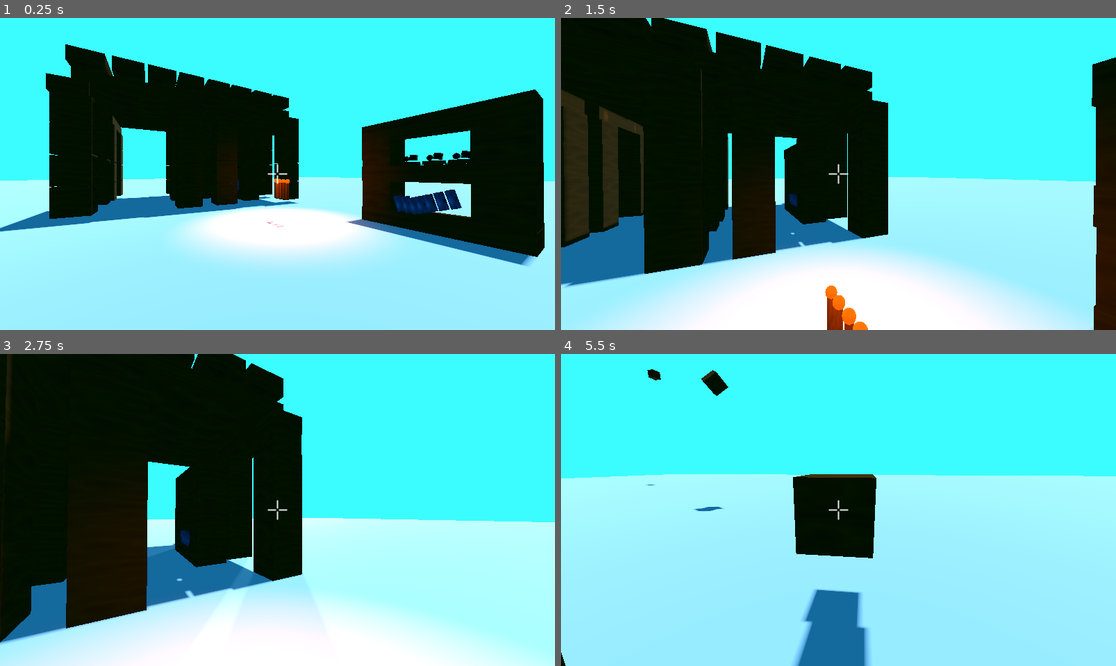
Above: before the commit, frames 1-4 (two rows, left to right).
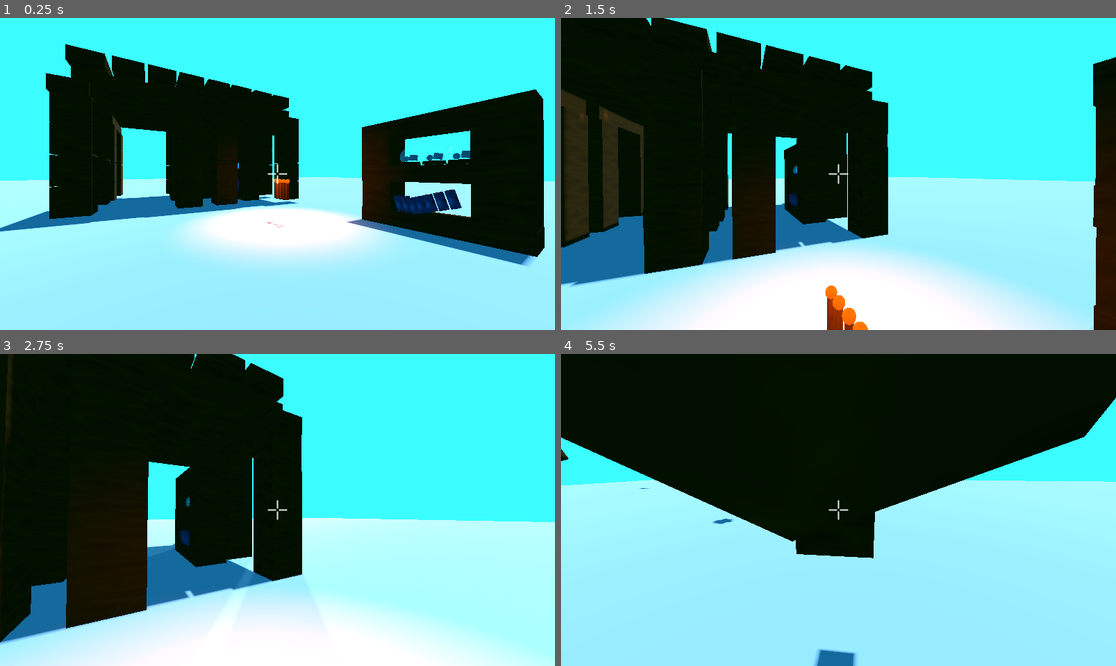
Above: after the commit, the same moments.

Repository: gmdking/jgs
Game: Godot game, scene res://maps/default/map2-destroy.tscn
The game is run twice, just before and just after one commit, with the same random seed, the same clock (stepped at 60 frames per second) and the same inputs. This scene is started directly instead of the project's main scene.
Inputs (mouse positions are in pixels of both pictures, inside the frame that each line leads up to):
- Up to frame 1 (0.25 s): no input
- Up to frame 2 (1.5 s): tap Enter at 0.5 s; move the mouse to (866, 174) at 0.52 s; hold W (forward) from 0.53 s (still down); tap 2 (del) at 0.6 s; click (866, 174) at 0.67 s; tap Space (jump) at 0.77 s; tap 1 (dupl) at 0.8, 1.35 s; move the mouse to (810, 174) at 1.27 s
- Up to frame 3 (2.75 s): keep holding W (forward); tap Space (jump) at 1.52 s; tap E (pickup) at 1.55, 2.1 s; move the mouse to (288, 503) at 2.02 s; tap 2 (del) at 2.3 s
- Up to frame 4 (5.5 s): tap Space (jump) at 2.75, 3.02, 3.77, 4.52 s; move the mouse to (832, 516) at 2.77 s; tap 2 (del) at 2.85, 4.55 s; click (832, 516) at 2.92 s; tap 1 (dupl) at 3.05, 4.35, 5.3 s; move the mouse to (877, 513) at 3.52 s; tap Q (drop) at 3.6 s; tap E (pickup) at 3.8, 5.1 s; tap Escape (pause) at 4.15 s; move the mouse to (672, 463) at 4.27 s; release W (forward) at 4.28 s; hold A (left) 4.28-5.03 s; move the mouse to (844, 510) at 5.02 s; hold W (forward) from 5.03 s (still down); click (844, 510) at 5.17 s

The runs differ from the first frame. In frame 1, 0.2% of the frame differs, in the area x 42-99%, y 22-77%; in frame 2, 0.2%; in frame 3, 0.1%; in frame 4, 43%, in the area x 0-100%, y 0-100%.

Commit message:
Fix glass material

Diff:
--- a/gui/scripts/settings_menu.gd
+++ b/gui/scripts/settings_menu.gd
@@ -297,7 +297,7 @@
 	parent.add_child(reset_gameplay)
 
 	var note := Label.new()
-	note.text = "Gameplay values apply immediately, persist between launches, and accept absurd/negative values. Physics ticks must stay positive. 0x freezes simulation; F3 toggles the overlay. Physics always keeps running while paused in multiplayer."
+	note.text = "Gameplay values apply immediately and persist between launches. Physics will never pause when playing multiplayer."
 	note.autowrap_mode = TextServer.AUTOWRAP_WORD_SMART
 	note.custom_minimum_size.x = 0.0
 	note.size_flags_horizontal = Control.SIZE_EXPAND_FILL
--- a/maps/default/map1-playground.tscn
+++ b/maps/default/map1-playground.tscn
@@ -24,7 +24,7 @@
 [ext_resource type="PackedScene" uid="uid://c8dmxusgabpey" path="res://objects/default/glassball.tscn" id="21_33rvn"]
 [ext_resource type="PackedScene" uid="uid://d181tiuifdqj7" path="res://objects/default/glasscube.tscn" id="22_d0kg0"]
 [ext_resource type="PackedScene" uid="uid://dt8i2j3g2ayst" path="res://objects/default/woodcube.tscn" id="23_02kss"]
-[ext_resource type="PackedScene" uid="uid://buop7fppn5oe4" path="res://player.tscn" id="24_h08w4"]
+[ext_resource type="PackedScene" uid="uid://buop7fppn5oe4" path="res://player/player.tscn" id="24_h08w4"]
 [ext_resource type="PackedScene" uid="uid://bvr2faqu5gsud" path="res://objects/default/tower.tscn" id="24_w2l8p"]
 [ext_resource type="AudioStream" uid="uid://nhuva1v57ny" path="res://mapdependencies/map1.ogg" id="27_qql6e"]
 [ext_resource type="PackedScene" uid="uid://cfhw8xc8qlki" path="res://objects/default/jgs-logo-orb-1kg.tscn" id="27_v5xu6"]
--- a/maps/default/map2-destroy.tscn
+++ b/maps/default/map2-destroy.tscn
@@ -3,7 +3,8 @@
 [ext_resource type="PackedScene" uid="uid://dt8i2j3g2ayst" path="res://objects/default/woodcube.tscn" id="1_rtg35"]
 [ext_resource type="PackedScene" uid="uid://bc65ptq6k8rfx" path="res://objects/default/plank.tscn" id="2_et0oq"]
 [ext_resource type="AudioStream" uid="uid://bw723swpovoir" path="res://mapdependencies/map2.ogg" id="2_orosi"]
-[ext_resource type="PackedScene" uid="uid://buop7fppn5oe4" path="res://player.tscn" id="3_enocy"]
+[ext_resource type="PackedScene" uid="uid://buop7fppn5oe4" path="res://player/player.tscn" id="3_enocy"]
+[ext_resource type="PackedScene" uid="uid://bkas8onrfmwkc" path="res://objects/default/mirror.tscn" id="3_eq8rc"]
 [ext_resource type="PackedScene" uid="uid://d244xj6tgryu" path="res://gui/smenu.tscn" id="4_et0oq"]
 [ext_resource type="PackedScene" uid="uid://tkxlsm8ybobj" path="res://objects/default/snowglobe-1kg.tscn" id="5_enocy"]
 [ext_resource type="PackedScene" uid="uid://btfg37vtc4ns4" path="res://objects/default/book-0.5kg.tscn" id="6_d5bbx"]
@@ -20,6 +21,10 @@
 [ext_resource type="PackedScene" uid="uid://jkg2p1i67mr5" path="res://objects/default/cube-1000kg.tscn" id="17_q30ur"]
 [ext_resource type="PackedScene" uid="uid://bnpba63tf4j2f" path="res://objects/default/cube-10000kg.tscn" id="18_r4o3e"]
 [ext_resource type="PackedScene" uid="uid://d3vp7vni2lgec" path="res://objects/default/torch.tscn" id="20_orosi"]
+[ext_resource type="PackedScene" uid="uid://cl18cmhalcs4a" path="res://objects/default/ball.tscn" id="22_01jnj"]
+[ext_resource type="PackedScene" uid="uid://coquyg2sq8xn7" path="res://objects/default/cube.tscn" id="23_fbgv2"]
+[ext_resource type="PackedScene" uid="uid://c8dmxusgabpey" path="res://objects/default/glassball.tscn" id="24_q30ur"]
+[ext_resource type="PackedScene" uid="uid://d181tiuifdqj7" path="res://objects/default/glasscube.tscn" id="25_r4o3e"]
 
 [sub_resource type="BoxShape3D" id="BoxShape3D_d5bbx"]
 size = Vector3(7.3709106, 0.001, 7.59848)
@@ -45,6 +50,9 @@
 
 [node name="Map2 - Destroy" type="Node3D" unique_id=44993789]
 
+[node name="Mirror" parent="." unique_id=527853387 instance=ExtResource("3_eq8rc")]
+transform = Transform3D(1, 0, 0, 0, 1, 0, 0, 0, 1, 0, 1.2173753, -4.2378535)
+
 [node name="floor" type="StaticBody3D" parent="." unique_id=2105752061]
 transform = Transform3D(19.514845, 0, 0, 0, 1, 0, 0, 0, 19.437223, 20.730026, 0, 22.845753)
 
@@ -764,3 +772,15 @@
 
 [node name="plank2d24" parent="jenga" unique_id=220139519 instance=ExtResource("2_et0oq")]
 transform = Transform3D(-0.0006950338, 0, 0.99999976, 0, 1, 0, -0.99999976, 0, -0.0006950338, 0.003110528, 8.183594, 0.0031089783)
+
+[node name="RigidBody3D" parent="." unique_id=2094809996 instance=ExtResource("22_01jnj")]
+transform = Transform3D(1, 0, 0, 0, 1, 0, 0, 0, 1, -7.287546, 0.0010004044, 6.4951305)
+
+[node name="RigidBody3D2" parent="." unique_id=607695645 instance=ExtResource("23_fbgv2")]
+transform = Transform3D(1, 0, 0, 0, 1, 0, 0, 0, 1, -7.275585, 0.001049757, 7.6786385)
+
+[node name="RigidBody3D3" parent="." unique_id=81523838 instance=ExtResource("24_q30ur")]
+transform = Transform3D(1, 0, 0, 0, 1, 0, 0, 0, 1, -7.306742, 0.0010004044, 10.519858)
+
+[node name="RigidBody3D4" parent="." unique_id=397755167 instance=ExtResource("25_r4o3e")]
+transform = Transform3D(1, 0, 0, 0, 1, 0, 0, 0, 1, -8.586216, 0.0009994507, 10.629665)
--- a/objectdependencies/materials/glass.tres
+++ b/objectdependencies/materials/glass.tres
@@ -1,10 +1,14 @@
-[gd_resource type="StandardMaterial3D" format=3 uid="uid://cprs6aqcmdq4n"]
+[gd_resource type="StandardMaterial3D" format=3 uid="uid://cncdqvxnq24be"]
+
+[ext_resource type="Texture2D" uid="uid://ddjhfq5v0vkrg" path="res://objectdependencies/materials/gnoise.tres" id="1_lcbw3"]
 
 [resource]
+resource_name = "book_cover"
 transparency = 1
 blend_mode = 1
+depth_draw_mode = 1
 vertex_color_use_as_albedo = true
-albedo_color = Color(0.69411767, 0.8784314, 1, 1)
-metallic = 1.0
-metallic_specular = 0.0
-roughness = 0.0
+albedo_color = Color(0.587909, 0.99999994, 0.99584645, 1)
+albedo_texture = ExtResource("1_lcbw3")
+metallic_specular = 1.0
+metadata/_gltf_primary_texture_coord = 0
--- /dev/null
+++ b/objectdependencies/materials/gnoise.tres
@@ -0,0 +1,15 @@
+[gd_resource type="NoiseTexture2D" format=3 uid="uid://ddjhfq5v0vkrg"]
+
+[sub_resource type="Gradient" id="Gradient_2fp42"]
+colors = PackedColorArray(0.44291076, 0.44291076, 0.44291073, 1, 1, 1, 1, 1)
+
+[sub_resource type="FastNoiseLite" id="FastNoiseLite_mk0di"]
+frequency = 1.0
+
+[resource]
+width = 6
+height = 6
+noise = SubResource("FastNoiseLite_mk0di")
+color_ramp = SubResource("Gradient_2fp42")
+seamless = true
+in_3d_space = true
--- a/objects/default/glassball.tscn
+++ b/objects/default/glassball.tscn
@@ -14,4 +14,5 @@
 shape = SubResource("SphereShape3D_277s8")
 
 [node name="MeshInstance3D" type="MeshInstance3D" parent="." unique_id=1578069609]
+transform = Transform3D(1, 0, 0, 0, 1, 0, 0, 0, 1, 0.0028972626, -1.1920929e-07, -0.0023168921)
 mesh = SubResource("SphereMesh_q2x10")
--- /dev/null
+++ b/objects/default/mirror.tscn
@@ -0,0 +1,52 @@
+[gd_scene format=3 uid="uid://bkas8onrfmwkc"]
+
+[ext_resource type="Script" path="res://objects/scripts/mirror.gd" id="1_mirror"]
+
+[sub_resource type="Shader" id="Shader_mirror"]
+code = "shader_type spatial;\nrender_mode unshaded, cull_back;\n\nuniform sampler2D mirror_texture;\nuniform vec4 tint : source_color = vec4(1.0);\n\nvoid fragment() {\n\tvec2 uv = vec2(1.0 - SCREEN_UV.x, SCREEN_UV.y);\n\tALBEDO = texture(mirror_texture, uv).rgb * tint.rgb;\n}\n"
+
+[sub_resource type="ShaderMaterial" id="ShaderMaterial_mirror"]
+shader = SubResource("Shader_mirror")
+shader_parameters = {
+"mirror_texture": null,
+"tint": Color(1, 1, 1, 1)
+}
+
+[sub_resource type="StandardMaterial3D" id="StandardMaterial3D_frame"]
+albedo_color = Color(0.05882353, 0.07058824, 0.08235294, 1)
+metallic = 0.7
+roughness = 0.35
+
+[sub_resource type="PlaneMesh" id="PlaneMesh_glass"]
+material = SubResource("ShaderMaterial_mirror")
+
+[sub_resource type="BoxMesh" id="BoxMesh_frame"]
+material = SubResource("StandardMaterial3D_frame")
+size = Vector3(2.1, 1.6, 0.06)
+
+[sub_resource type="BoxShape3D" id="BoxShape3D_mirror"]
+size = Vector3(2.1, 1.6, 0.08)
+
+[node name="Mirror" type="RigidBody3D"]
+mass = 10.0
+lock_rotation = true
+script = ExtResource("1_mirror")
+
+[node name="CollisionShape3D" type="CollisionShape3D" parent="."]
+shape = SubResource("BoxShape3D_mirror")
+
+[node name="Frame" type="MeshInstance3D" parent="."]
+transform = Transform3D(1, 0, 0, 0, 1, 0, 0, 0, 1, 0, 0, -0.04)
+mesh = SubResource("BoxMesh_frame")
+
+[node name="Glass" type="MeshInstance3D" parent="."]
+transform = Transform3D(1, 0, 0, 0, 0, -0.75, 0, 1, 0, 0, 0, 0)
+mesh = SubResource("PlaneMesh_glass")
+
+[node name="ReflectionViewport" type="SubViewport" parent="."]
+size = Vector2i(512, 384)
+render_target_update_mode = 4
+
+[node name="ReflectionCamera" type="Camera3D" parent="ReflectionViewport"]
+current = true
+cull_mask = 524287
--- /dev/null
+++ b/objects/scripts/mirror.gd
@@ -0,0 +1,123 @@
+extends RigidBody3D
+## A live planar mirror.
+##
+## The SubViewport renders the world from a camera placed at the reflected
+## position of the viewer's camera. Its texture is drawn on the glass with an
+## unshaded spatial shader, so the surface shows the scene instead of a flat
+## colour. The mirror's own meshes live on visual layer 20, which the
+## reflection camera does not render, so mirrors never reflect themselves.
+
+const MIRROR_VISUAL_LAYER := 20
+const USER_VISUAL_LAYERS := 0x000FFFFF
+
+@export var reflection_resolution: Vector2i = Vector2i(512, 384)
+@export var reflection_tint: Color = Color(1, 1, 1, 1)
+@export var stay_upright: bool = true
+@export var update_when_offscreen: bool = false
+
+@onready var _viewport: SubViewport = $ReflectionViewport
+@onready var _reflection_camera: Camera3D = $ReflectionViewport/ReflectionCamera
+@onready var _glass: MeshInstance3D = $Glass
+@onready var _frame: MeshInstance3D = $Frame
+
+var _last_screen_size := Vector2i.ZERO
+
+
+func _ready() -> void:
+	# The pickup system grabs any RigidBody3D; mirrors should stay put.
+	set_meta("no_pickup", true)
+	lock_rotation = stay_upright
+	reflection_resolution = Vector2i(maxi(reflection_resolution.x, 2), maxi(reflection_resolution.y, 2))
+	_viewport.render_target_update_mode = SubViewport.UPDATE_ALWAYS
+	_reflection_camera.current = true
+	_reflection_camera.cull_mask = USER_VISUAL_LAYERS & ~(1 << (MIRROR_VISUAL_LAYER - 1))
+
+	# Keep the mirror out of its own reflection. Regular cameras still see
+	# layer 20 because their default cull mask covers all user layers.
+	var mirror_bit := 1 << (MIRROR_VISUAL_LAYER - 1)
+	_glass.layers = mirror_bit
+	_frame.layers = mirror_bit
+
+	# Duplicate the material so each spawned mirror samples its own viewport.
+	var glass_material := _glass.get_active_material(0) as ShaderMaterial
+	if glass_material != null:
+		glass_material = glass_material.duplicate() as ShaderMaterial
+		_glass.set_surface_override_material(0, glass_material)
+		glass_material.set_shader_parameter("mirror_texture", _viewport.get_texture())
+		glass_material.set_shader_parameter("tint", reflection_tint)
+
+
+func _process(_delta: float) -> void:
+	var screen_size: Vector2i = get_viewport().size
+	if screen_size != _last_screen_size:
+		_last_screen_size = screen_size
+		_update_reflection_size(screen_size)
+
+	var viewer := get_viewport().get_camera_3d()
+	if viewer == null:
+		_viewport.render_target_update_mode = SubViewport.UPDATE_DISABLED
+		return
+
+	# The front of the glass is the mirror's local +Z axis. No point rendering
+	# a reflection when the viewer is behind it or the mirror is off screen.
+	var to_viewer := viewer.global_position - global_position
+	if to_viewer.dot(global_transform.basis.z) <= 0.0:
+		_viewport.render_target_update_mode = SubViewport.UPDATE_DISABLED
+		return
+	if not update_when_offscreen and not viewer.is_position_in_frustum(global_position):
+		_viewport.render_target_update_mode = SubViewport.UPDATE_DISABLED
+		return
+
+	_viewport.render_target_update_mode = SubViewport.UPDATE_ALWAYS
+	_copy_camera_settings(viewer)
+
+	# Work in mirror space: the reflecting surface is the local z = 0 plane.
+	var viewer_local := global_transform.affine_inverse() * viewer.global_transform
+	_reflection_camera.global_transform = global_transform * _reflect_across_glass(viewer_local)
+
+
+func _update_reflection_size(screen_size: Vector2i) -> void:
+	if screen_size.x <= 0 or screen_size.y <= 0:
+		return
+	var screen_aspect := float(screen_size.x) / float(screen_size.y)
+	var target_aspect := float(reflection_resolution.x) / float(reflection_resolution.y)
+	var width := reflection_resolution.x
+	var height := reflection_resolution.y
+	if screen_aspect > target_aspect:
+		width = maxi(2, int(round(height * screen_aspect)))
+	else:
+		height = maxi(2, int(round(width / screen_aspect)))
+	_viewport.size = Vector2i(width, height)
+
+
+func _copy_camera_settings(viewer: Camera3D) -> void:
+	_reflection_camera.projection = viewer.projection
+	_reflection_camera.fov = viewer.fov
+	_reflection_camera.near = maxf(viewer.near, 0.01)
+	_reflection_camera.far = viewer.far
+	_reflection_camera.keep_aspect = viewer.keep_aspect
+	_reflection_camera.size = viewer.size
+	_reflection_camera.h_offset = viewer.h_offset
+	_reflection_camera.v_offset = viewer.v_offset
+	_reflection_camera.environment = viewer.environment
+	_reflection_camera.attributes = viewer.attributes
+
+
+func _reflect_across_glass(viewer_local: Transform3D) -> Transform3D:
+	var basis := viewer_local.basis
+	var x := Vector3(basis.x.x, basis.x.y, -basis.x.z)
+	var y := Vector3(basis.y.x, basis.y.y, -basis.y.z)
+	var z := Vector3(basis.z.x, basis.z.y, -basis.z.z)
+	if x.length_squared() < 0.000001:
+		x = Vector3.RIGHT
+	if y.length_squared() < 0.000001:
+		y = Vector3.UP
+	if z.length_squared() < 0.000001:
+		z = Vector3.BACK
+
+	# Reflecting the basis flips its handedness. Negating the horizontal axis
+	# gives a valid right-handed camera; the glass shader flips U to match.
+	var reflected := Basis(-x.normalized(), y.normalized(), z.normalized())
+	var origin := viewer_local.origin
+	origin.z = -origin.z
+	return Transform3D(reflected, origin)
--- a/player.gd
+++ b/player/player.gd
@@ -137,6 +137,8 @@
 	var result = get_world_3d().direct_space_state.intersect_ray(query)
 	if result and result.has("collider") and result["collider"] is RigidBody3D:
 		var target: RigidBody3D = result["collider"]
+		if target.has_meta("no_pickup"):
+			return
 		if Net.is_active():
 			if Net.peer_id == 1:
 				Net.server_pickup(self, target)
@@ -178,6 +180,8 @@
 	if ray and ray.is_colliding():
 		var obj = ray.get_collider()
 		if obj and obj is RigidBody3D:
+			if obj.has_meta("no_pickup"):
+				return null
 			return obj
 	return null
 
--- a/player.tscn
+++ b/player/player.tscn
@@ -1,6 +1,7 @@
 [gd_scene format=3 uid="uid://buop7fppn5oe4"]
-[ext_resource type="Script" path="res://player.gd" id="pl_script"]
 
+[ext_resource type="Texture2D" uid="uid://b7um2f2l6k822" path="res://player/eyes.png" id="2_rkbax"]
+[ext_resource type="Script" uid="uid://dpweialiai37q" path="res://player/player.gd" id="pl_script"]
 
 [sub_resource type="CapsuleMesh" id="CapsuleMesh_jka67"]
 
@@ -30,6 +31,11 @@
 light_bake_mode = 0
 sky_mode = 1
 
+[node name="Sprite3D" type="Sprite3D" parent="CameraPivot/Camera3D" unique_id=1170294332]
+transform = Transform3D(-1, 0, 8.742278e-08, 0, 1, 0, -8.742278e-08, 0, -1, 0.079, -0.1599837, -0.69102454)
+double_sided = false
+texture = ExtResource("2_rkbax")
+
 [node name="MeshInstance3D" type="MeshInstance3D" parent="." unique_id=1966873946]
 transform = Transform3D(0.98916286, 0, 0, 0, 0.98887503, 0, 0, 0, 0.9892592, 0, 0, 0)
 layers = 2
Not shown, changed: export_presets.cfg
Binary file added: mapdependencies/eyes.png
Not shown, added: mapdependencies/eyes.png.import
Not shown: 1 places in objectdependencies/materials/book_cover.tres that only renumber resources
Not shown: 1 places in objects/default/glassball.tscn that only renumber resources
Not shown, added: objects/scripts/mirror.gd.uid
Binary file added: player/eyes.png
Not shown, added: player/eyes.png.import
Renamed: player.gd.uid -> player/player.gd.uid
